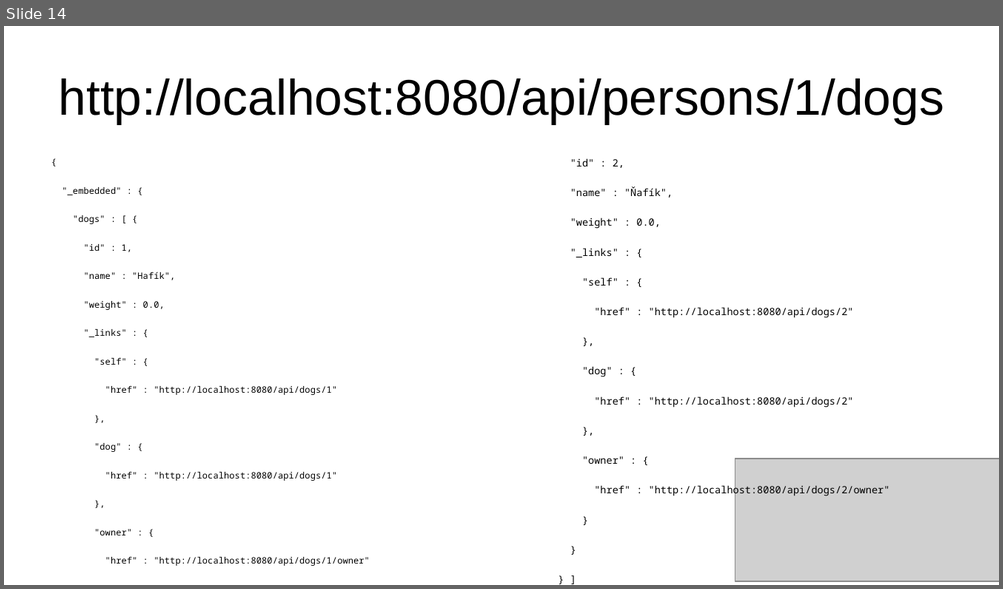
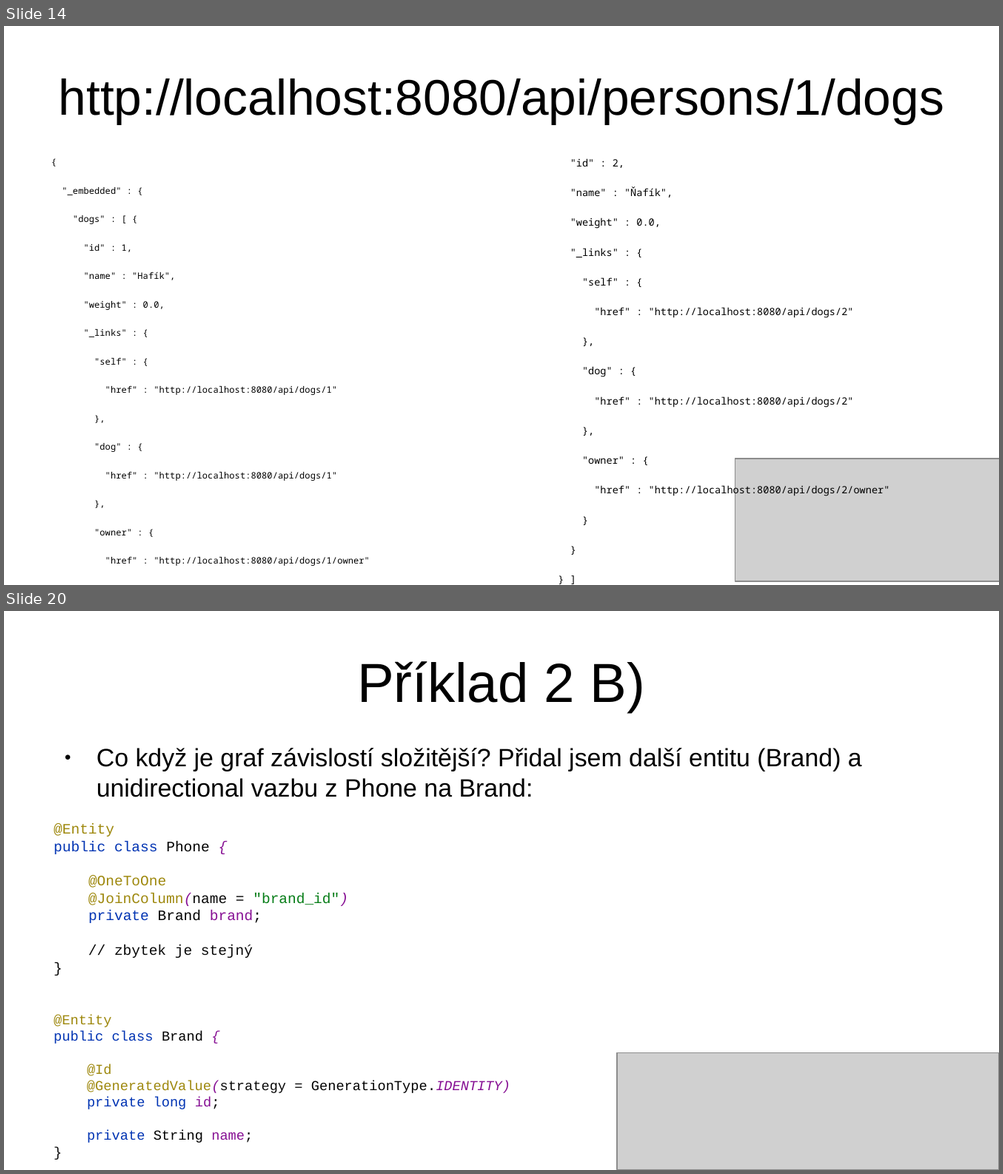
Before and after one commit to jirkapinkas/javadays-2020, a slide deck: spring-data-rest/Prednaska.odp. Shown one above the other, each under a label of ours: slide 14 before the commit, slides 14 and 20 after it; the slides between them are not shown. The pictures are 1003x589 and 1003x1174 pixels, drawn with LibreOffice and Linux fonts; fonts in the diff are those of the drawing; grey boxes stand for pictures. Boxes give left, top, right and bottom in pixels: in the first picture for what was removed or moved away, otherwise in the second. Text is boxed around its words. In the diff, an @@ line names an element or a change of style, - is before the commit and + after.

```diff
--- a/spring-data-rest/Prednaska.odp
+++ b/spring-data-rest/Prednaska.odp
@@ slide 20 added at [4, 611, 999, 1170], background #FFFFFF @@
@@ title added at [357, 661, 644, 712], 44 pt, text #000000 @@
+Příklad 2 B)
@@ text added at [54, 748, 862, 1143], 11 pt, text #000000 @@
+● Co když je graf závislostí složitější? Přidal jsem další entitu (Brand) a unidirectional vazbu z Phone na Brand:
+@Entity
+public class Phone {
+@OneToOne
+@JoinColumn(name = "brand_id")
+private Brand brand;
+// zbytek je stejný
+}
+@Entity
+public class Brand {
+@Id
+@GeneratedValue(strategy = GenerationType.IDENTITY)
+private long id;
+private String name;
+}
@@ picture added at [617, 1054, 999, 1170] @@
```
Also in this commit, not shown: 1 slide changed, 6 other slides added, 1 slide removed, 9 other files.
